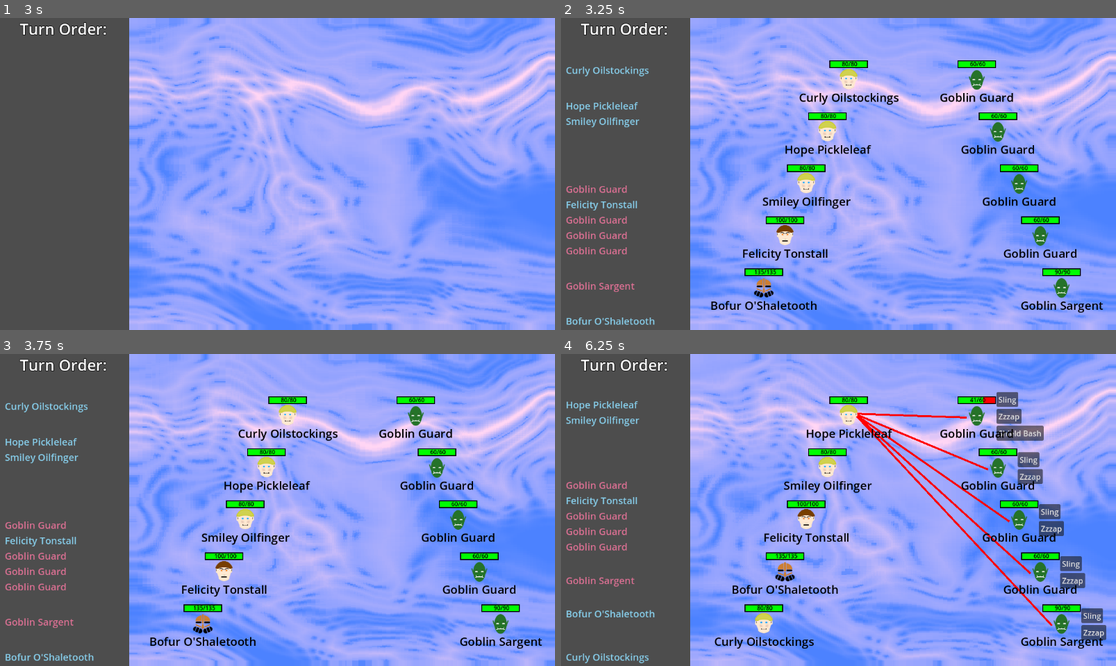
Above: before the commit, frames 1-4 (two rows, left to right).
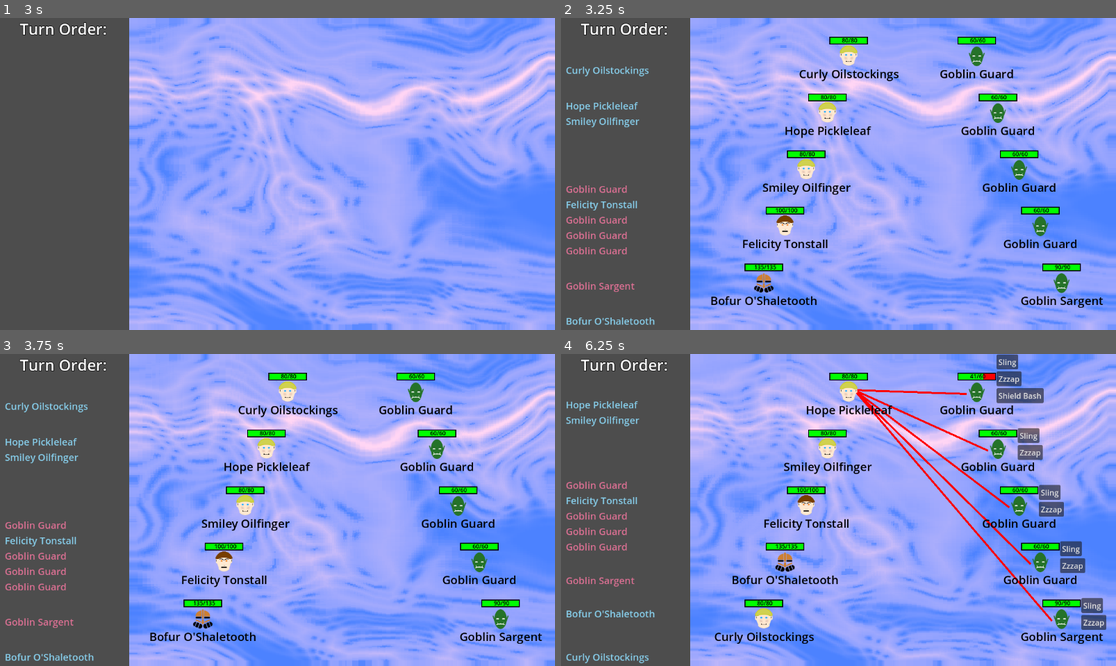
Above: after the commit, the same moments.

Repository: Habidakus/wild-jam-78-erase
Game: Godot game, scene res://Scenes/main.tscn
Same seed, same stepped clock (60 frames per second), same inputs: the game is played once before the commit and once after it. The engine's default icon, where the game draws it, is replaced by a stand-in: a white triangle on a blue panel in a dark square.
Inputs (mouse positions are in pixels of both pictures, inside the frame that each line leads up to):
- Up to frame 1 (3 s): tap Enter at 0.5, 2 s; move the mouse to (399, 158) at 0.52 s; click (399, 158) at 0.67 s; click "Play" at 1.25 s; move the mouse to (166, 189) at 2.02 s; click (166, 189) at 2.17 s; move the mouse to (333, 105) at 2.77 s; click (333, 105) at 2.92 s
- Up to frame 2 (3.25 s): no input
- Up to frame 3 (3.75 s): tap Enter at 3.5 s; move the mouse to (249, 572) at 3.52 s; click (249, 572) at 3.67 s
- Up to frame 4 (6.25 s): click "Sling" at 4.25 s; move the mouse to (1005, 556) at 5.02 s; click (1005, 556) at 5.17 s; move the mouse to (672, 463) at 5.77 s; click (672, 463) at 5.92 s

Frame 1 is identical in both runs. In frame 2, 8.9% of the frame differs, in the area x 27-98%, y 6-95%; in frame 3, 8.9%; in frame 4, 14%, in the area x 27-99%, y 0-95%.

Commit message:
Fixed combat presentation

Diff:
--- a/Scenes/unit.tscn
+++ b/Scenes/unit.tscn
@@ -100,18 +100,18 @@
 [node name="AttackBox" type="VBoxContainer" parent="HealthBar"]
 layout_mode = 0
 offset_left = 61.0
-offset_top = -34.0
+offset_top = -68.0
 offset_right = 172.0
-offset_bottom = 77.0
-alignment = 1
+offset_bottom = 43.0
+alignment = 2
 
 [node name="ActionBox" type="VBoxContainer" parent="HealthBar"]
 layout_mode = 0
 offset_left = -132.0
-offset_top = -34.0
+offset_top = -68.0
 offset_right = -21.0
-offset_bottom = 77.0
-alignment = 1
+offset_bottom = 43.0
+alignment = 2
 
 [node name="Name" type="Label" parent="."]
 layout_mode = 1
--- a/Scripts/game.gd
+++ b/Scripts/game.gd
@@ -287,10 +287,21 @@
 			var tween : Tween = create_tween()
 			tween.tween_property(unit_graphics, "position", new_unit_position, 0.95)
 
+func calculate_max_units_on_one_side() -> int:
+	var hero_count : int = 0
+	var foe_count : int = 0
+	for unit : UnitStats in game_state.units:
+		if unit.side == UnitStats.Side.HUMAN:
+			hero_count += 1
+		else:
+			foe_count += 1
+	return max(hero_count, foe_count)
+
 func calculate_position(is_hero : bool, rank : int, is_alive : bool, arena_size : Vector2) -> Vector2:
 	var ret_val : Vector2 = Vector2.ZERO
 	var column_width : float = arena_size.x / 5.0
-	var row_count : float = (game_state.units.size() / 2.0) + 1.0
+	var max_units_on_one_side : int = calculate_max_units_on_one_side()
+	var row_count : float = max_units_on_one_side + 0.5
 	var row_height : float = arena_size.y / row_count
 	if is_alive:
 		# graphics are placed in a triangle, with the next to go near the top, angled towards each other
@@ -298,7 +309,7 @@
 			ret_val.x = 1.75 - (float(rank) / 4.0)
 		else:
 			ret_val.x = 3.25 + (float(rank) / 4.0)
-		ret_val.y = rank + 1
+		ret_val.y = rank + 0.5
 	else:
 		if is_hero:
 			ret_val.x = 0.5
--- a/Scripts/gamestate_postcombat.gd
+++ b/Scripts/gamestate_postcombat.gd
@@ -10,5 +10,6 @@
 	game.calculate_elo()
 	game.preserve_heroes()
 	game.clean_up_game_state()
+	game.ready_battle_space()
 	#game.initialize_heroes()
 	our_state_machine.switch_state("PathSelection")
Not shown, changed: todo.txt
